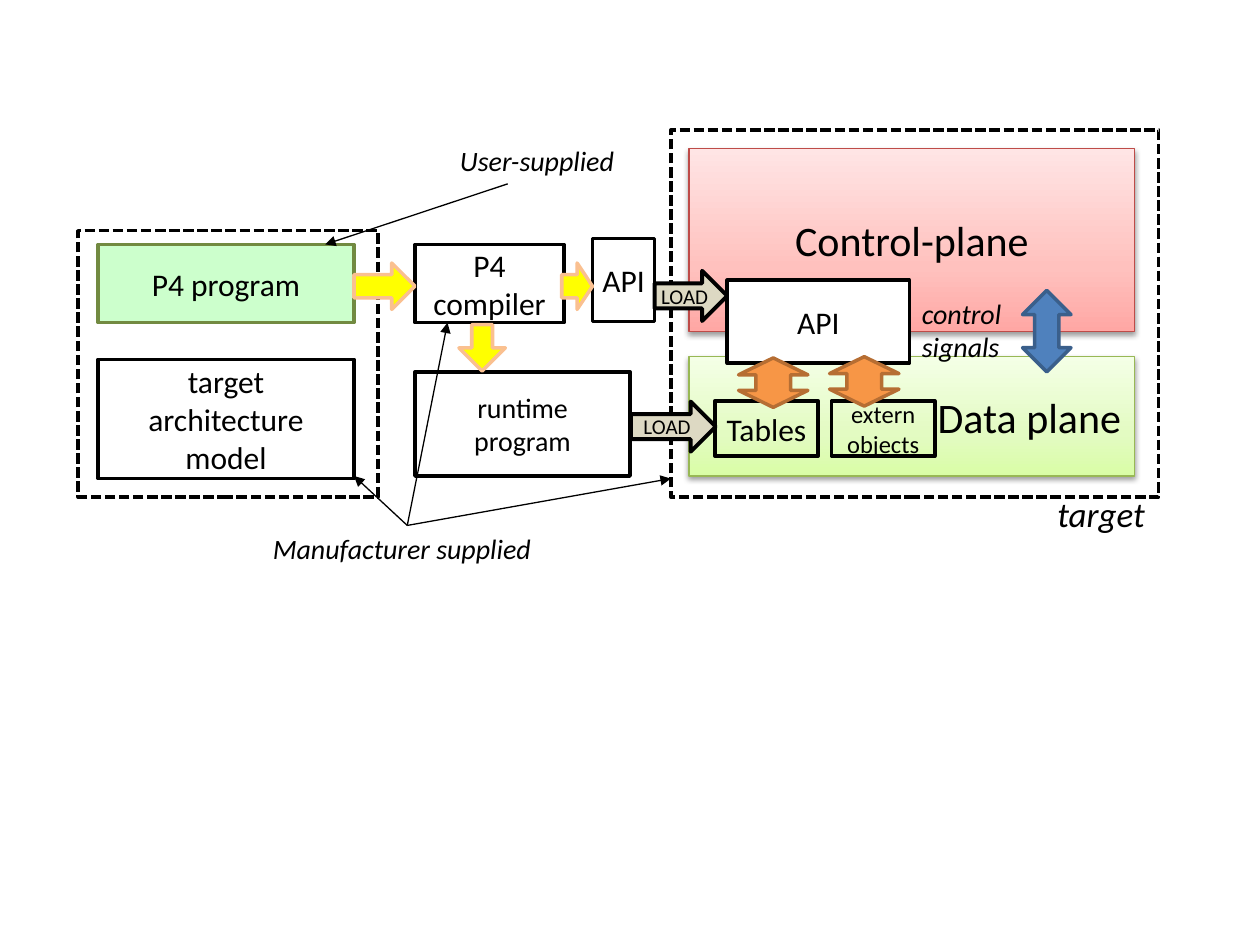
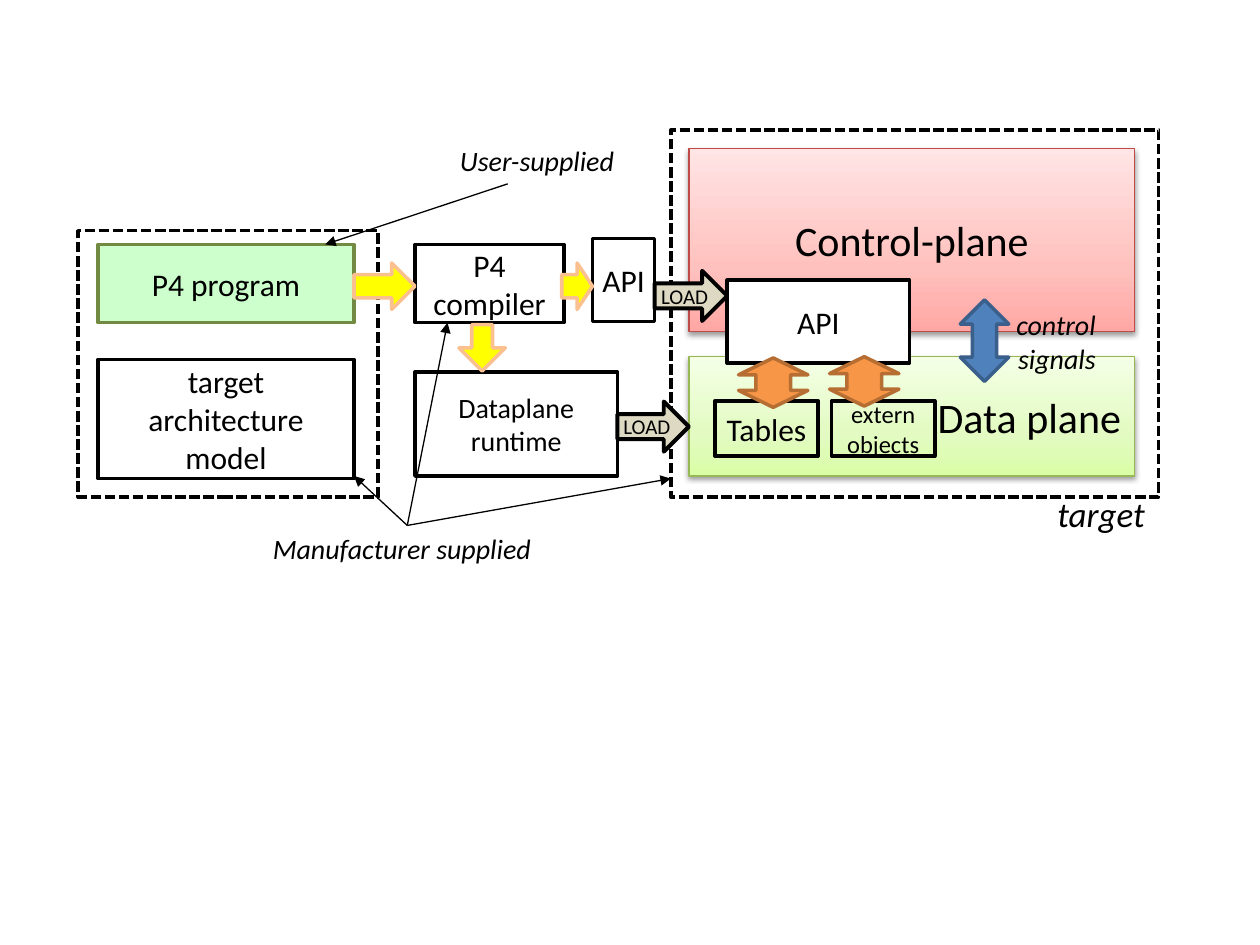
Before and after one commit to p4lang/p4-spec, a slide deck: slide 4 of p4-16/spec/P4-16-draft-spec.pptx. Drawn at 1260x945 pixels with LibreOffice and Linux fonts; fonts in the diff are those of the drawing. Boxes give left, top, right and bottom in pixels: in the first picture for what was removed or moved away, otherwise in the second. Text is boxed around its words. In the diff, an @@ line names an element or a change of style, - is before the commit and + after.

```diff
--- a/p4-16/spec/P4-16-draft-spec.pptx
+++ b/p4-16/spec/P4-16-draft-spec.pptx
@@ left right arrow: place and size @@
-left right arrow at [1022, 290, 1070, 372]
+left right arrow at [961, 299, 1009, 381]
@@ text "control": place and size @@
-text "control" at [922, 304, 1001, 362]
+text "control" at [1016, 315, 1096, 374]
@@ text "control" at [1016, 315, 1096, 374]: alignment left to right @@
@@ rectangle "Dataplane runtime": place and size @@
-rectangle "Dataplane runtime" at [415, 372, 630, 476]
+rectangle "Dataplane runtime" at [415, 372, 617, 476]
@@ text in rectangle at [458, 398, 574, 452]: text changed @@
-runtime
-program
+Dataplane
+runtime
@@ right arrow "LOAD": place and size @@
-right arrow "LOAD" at [631, 402, 716, 452]
+right arrow "LOAD" at [617, 402, 689, 452]
```
Also in this commit, not shown: 1 other file.
